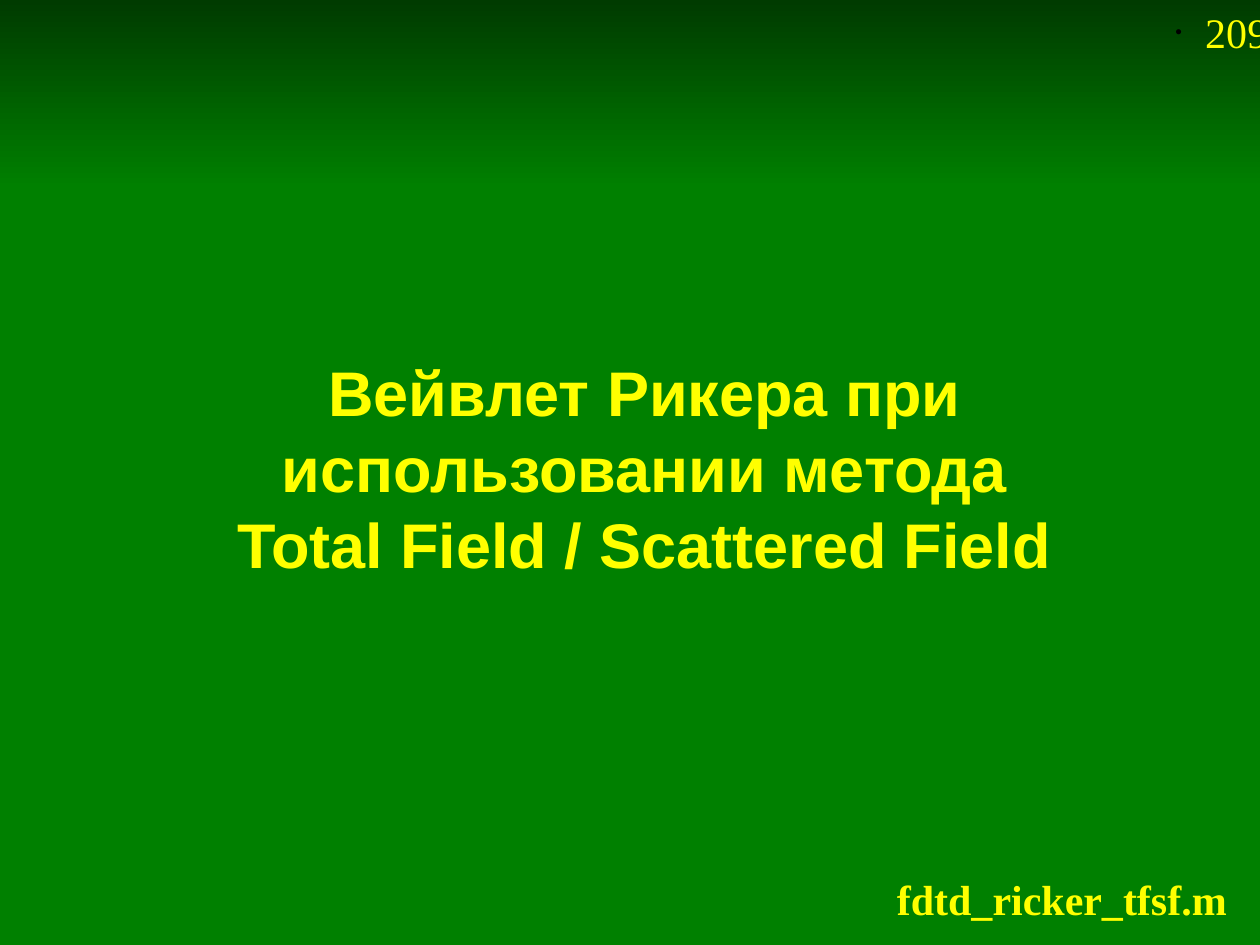
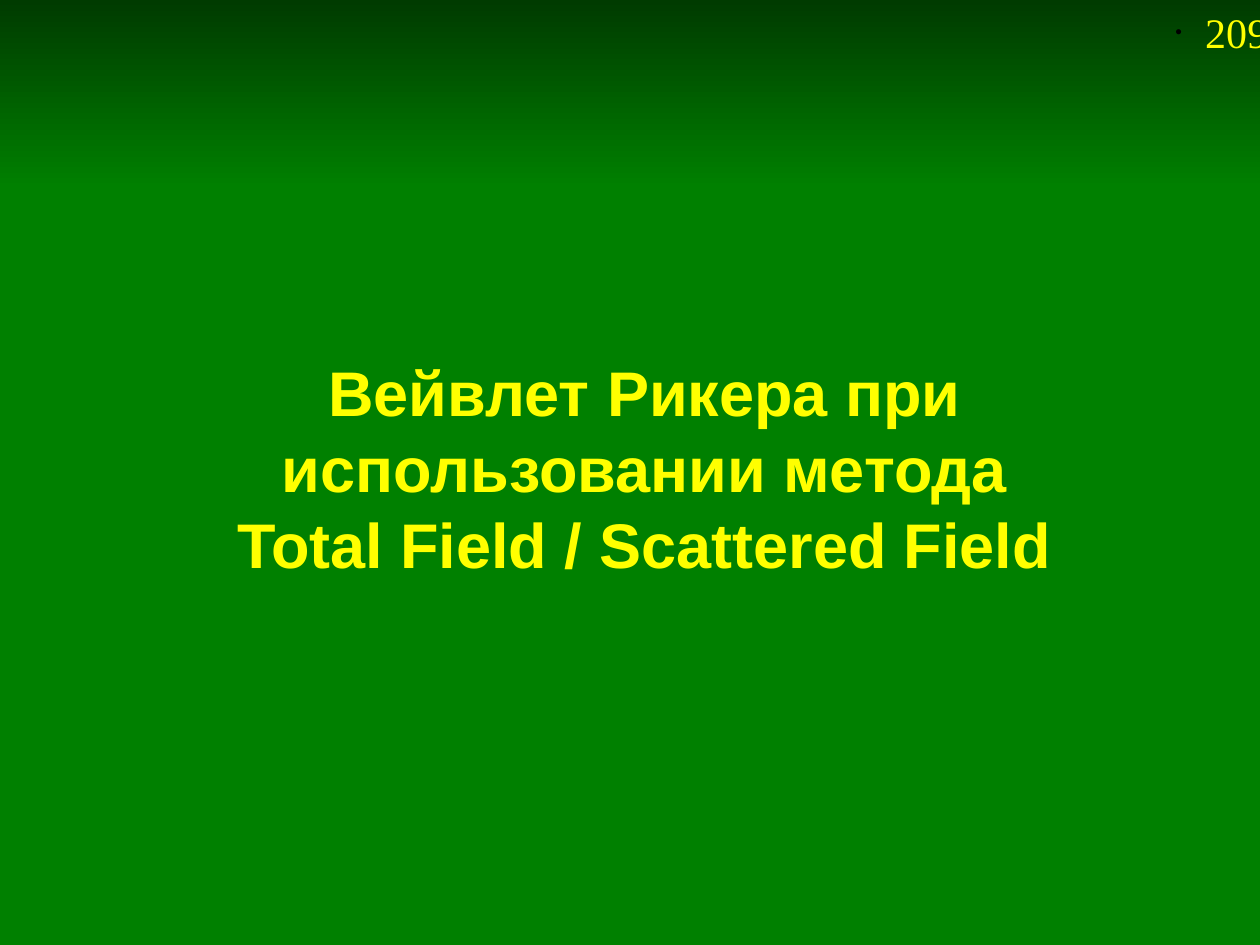
Before and after one commit to andris0147sv/modelling, a slide deck: slide 209 of presentations/2. FDTD.odp. Drawn at 1260x945 pixels with LibreOffice and Linux fonts; fonts in the diff are those of the drawing. Boxes give left, top, right and bottom in pixels: in the first picture for what was removed or moved away, otherwise in the second. Text is boxed around its words. In the diff, an @@ line names an element or a change of style, - is before the commit and + after.

Commit message:
Добавлен скрипт для моделирования распространения вейвлета Рикера в свободном пространестве. Незначительные исправления.

```diff
--- a/presentations/2. FDTD.odp
+++ b/presentations/2. FDTD.odp
@@ text removed at (897,885,1227,921) @@
-fdtd_ricker_tfsf.m
```
Also in this commit, not shown: 6 other slides changed, 1 slide added, 4 other files.
